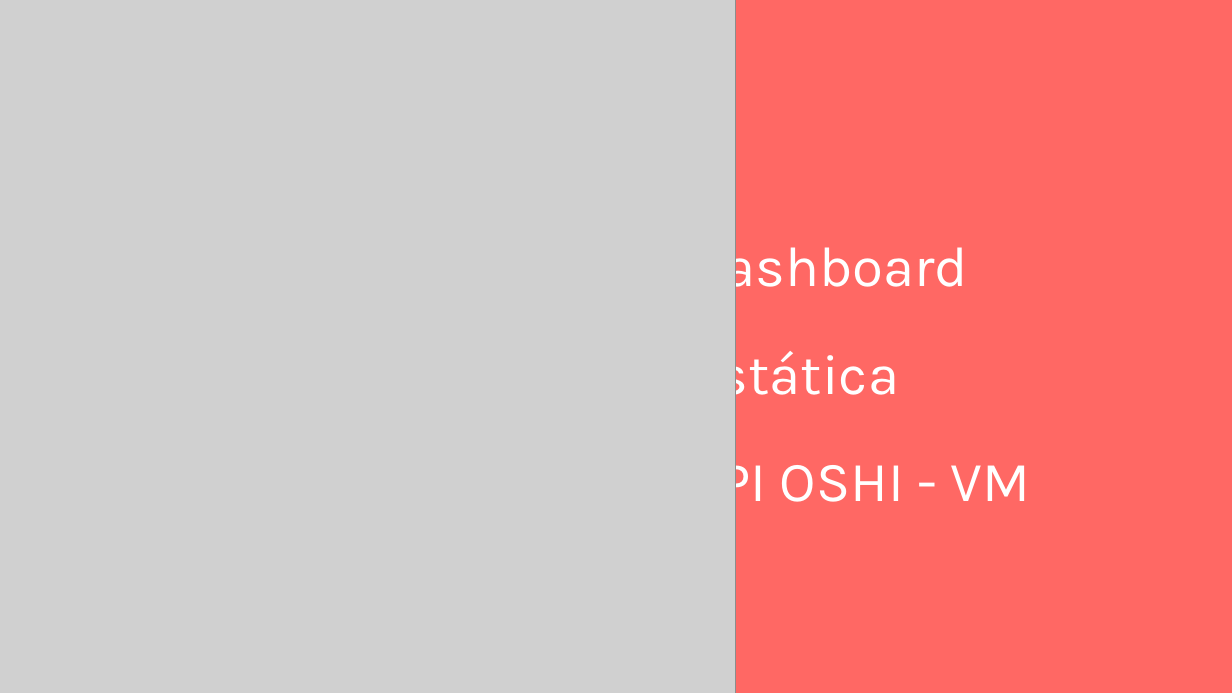
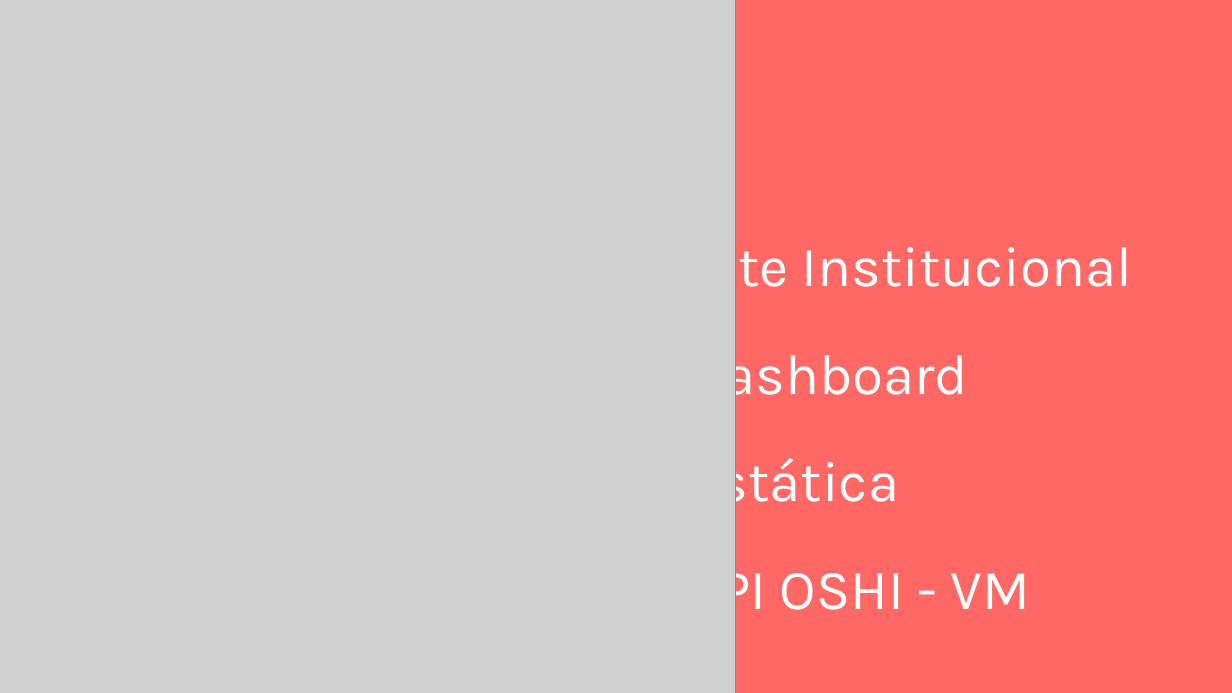
Before and after one commit to christian-raphael/Pyxis, a slide deck: slide 17 of Documentação/Pyxis.pptx. Drawn at 1232x693 pixels with LibreOffice and Linux fonts; fonts in the diff are those of the drawing; grey boxes stand for pictures. Boxes give left, top, right and bottom in pixels: in the first picture for what was removed or moved away, otherwise in the second. Text is boxed around its words. In the diff, an @@ line names an element or a change of style, - is before the commit and + after.

Commit message:
att slide

```diff
--- a/Documentação/Pyxis.pptx
+++ b/Documentação/Pyxis.pptx
@@ text at <box>687,235,1133,300</box>: paragraph added @@
+Site Institucional
```
Also in this commit, not shown: 1 other slide changed, 5 other files.
